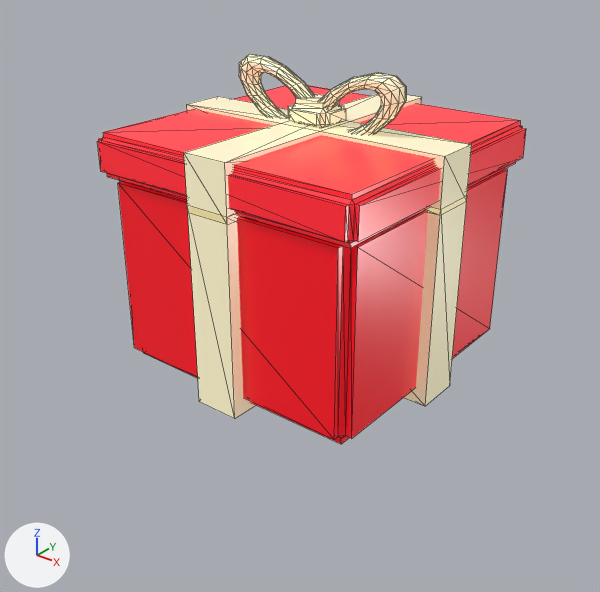
An edit to the glTF model assets/props/item_box.glb, drawn before and after from the same camera.
Both versions are drawn from a 50 mm camera at (2.66, -3.47, 1.72) aimed at (-0.03, -0.1, -0.37). The axes (+X, +Y, +Z) are drawn at lower left. The lights are the same throughout. The older version comes first. Mesh edges are drawn as thin lines.

Objects in the first picture: 'Base', 'Lid'.
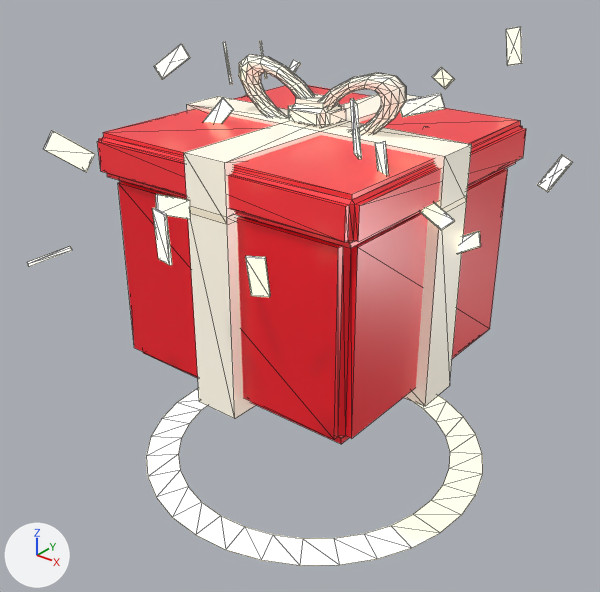
Boxes (x1, y1, x2, y2) around the edits, measured in the pictures (600 x 592 px):
'Base', surface changed, recoloured: (118, 169, 508, 444) in both
'Lid', recoloured, surface changed: (97, 54, 526, 248) in both
'Burst', added (beige): after (146, 388, 483, 565)
'Confetti', added: after (27, 27, 572, 297)

The change, as a list of edits to the scene's bpy script:
```text
Change mat_wrap:
    mat_wrap.roughness: 0.25 -> 0.28
    mat_wrap.emission_color: (0.18, 0.001, 0.003) -> (0.096, 0.0012, 0.0024)  # dark red #76030a -> dark red #570408
Change mat_ribbon:
    mat_ribbon.base_color: (0.98, 0.9, 0.6) -> (0.99, 0.93, 0.8)  # beige #fdf3cb -> pale yellow #fef7e7
    mat_ribbon.emission_color: (0.196, 0.18, 0.12) -> (0.198, 0.186, 0.16)  # dark yellow #7a7661 -> grey #7b776f
Change mat_lid:
    mat_lid.roughness: 0.25 -> 0.28
    mat_lid.emission_color: (0.245, 0.005, 0.00875) -> (0.132, 0.0045, 0.006)  # red #881017 -> dark red #660e12
Add mat_spark:
    mat_spark = principled_material('Spark')
    mat_spark.base_color = (1.0, 0.9, 0.62)  # beige #fff3ce
    mat_spark.roughness = 0.28
    mat_spark.emission_color = (1.0, 0.9, 0.62)  # beige #fff3ce
    mat_spark.emission_strength = 1.0
Add me_confetti:
    me_confetti.from_pydata(...)  # 208 vertices, 312 faces; spans x -1.02..0.96, y -1.55..1.56, z 0.01..1.0
    me_confetti.materials.append(mat_spark)  # beige #fff3ce, glowing beige #fff3ce
Add me_burst:
    me_burst.from_pydata(...)  # 64 vertices, 64 faces; spans x -1.06..1.06, y -1.06..1.06, z 0.0
    me_burst.materials.append(mat_spark)  # beige #fff3ce, glowing beige #fff3ce
Add ob_confetti:
    ob_confetti = bpy.data.objects.new('Confetti', me_confetti)
    ob_confetti.location = (0.0, 0.0, 0.0)
Add ob_burst:
    ob_burst = bpy.data.objects.new('Burst', me_burst)
    ob_burst.location = (0.0, 0.0, -1.46)
```
